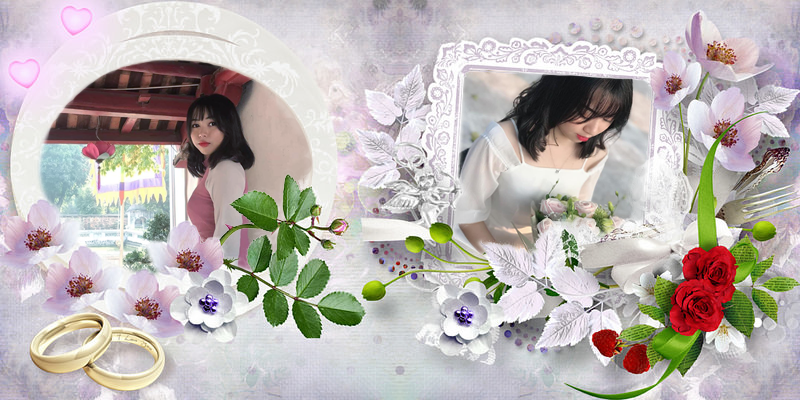
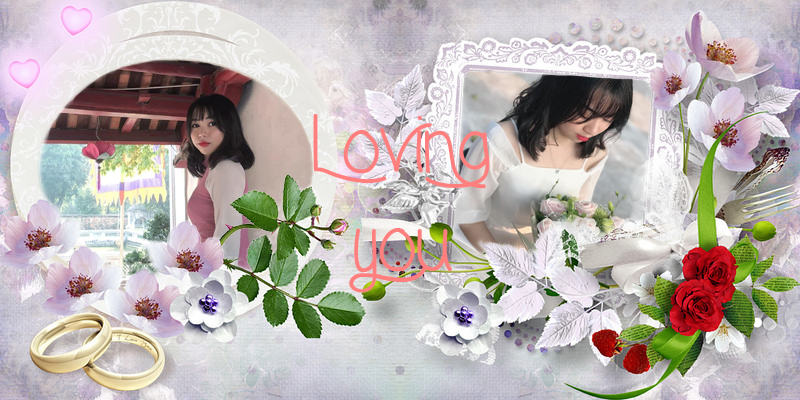
The second 800×400 image is a revision of the first. Changes to its layers:
added layer "Loving you" above "Layer 1" over left=313, top=114, right=490, bottom=293
painted on "Layer 1" over left=59, top=95, right=315, bottom=288
